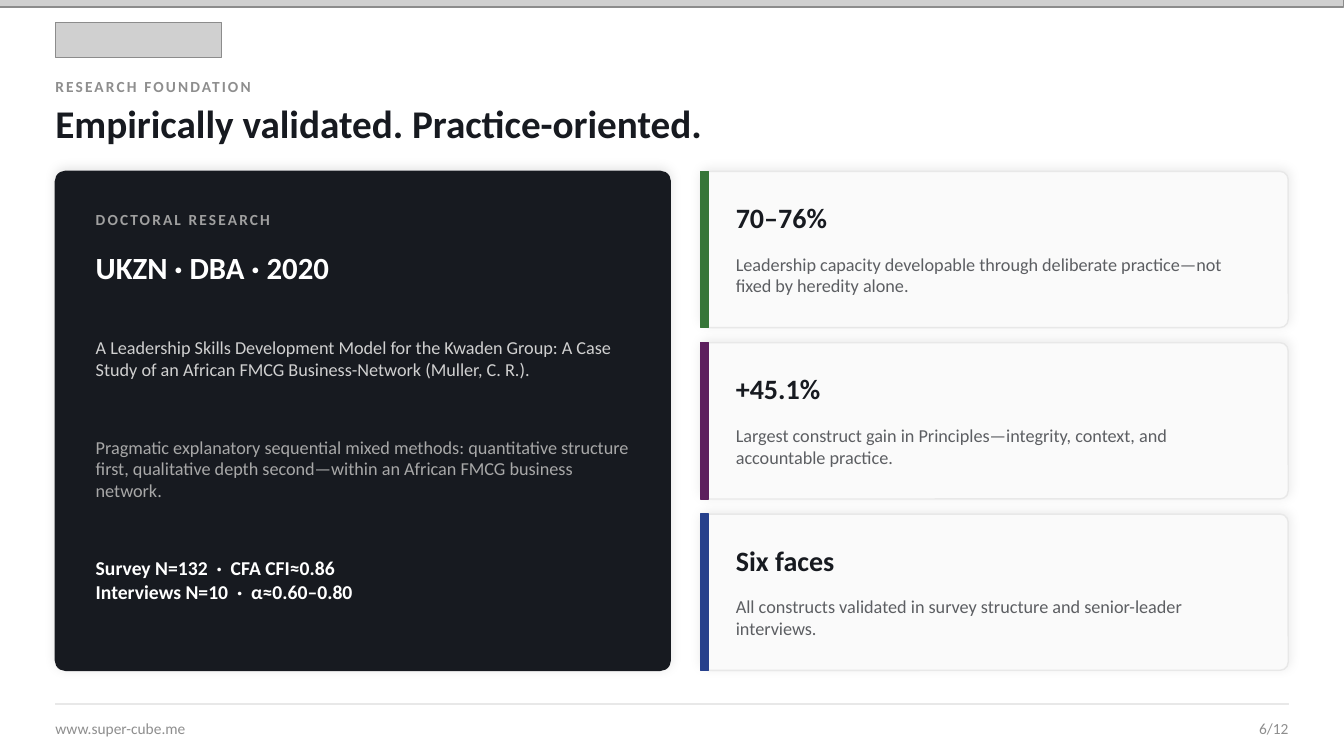
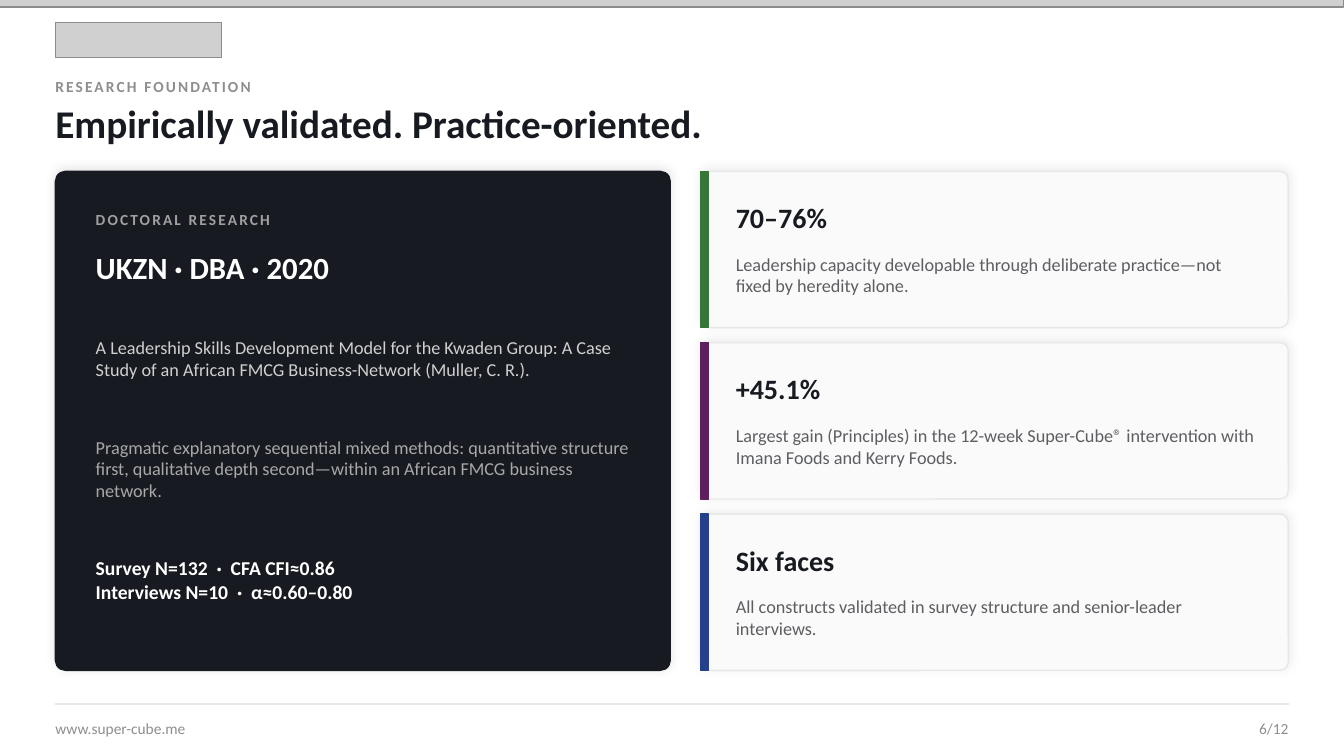
Before and after one commit to bigfivefoods/super-cube-website, a slide deck: slide 6 of public/downloads/super-cube-overview.pptx. Drawn at 1344x756 pixels with LibreOffice and Linux fonts; fonts in the diff are those of the drawing; grey boxes stand for pictures. Boxes give left, top, right and bottom in pixels: in the first picture for what was removed or moved away, otherwise in the second. Text is boxed around its words. In the diff, an @@ line names an element or a change of style, - is before the commit and + after.

Commit message:
Credit the gains to the 12-week Imana Foods and Kerry Foods intervention, not the UKZN study; book PDF update

```diff
--- a/public/downloads/super-cube-overview.pptx
+++ b/public/downloads/super-cube-overview.pptx
@@ text at bbox=[736, 429, 1254, 467]: text changed @@
-Largest construct gain in Principles—integrity, context, and accountable practice.
+Largest gain (Principles) in the 12-week Super-Cube® intervention with Imana Foods and Kerry Foods.
```
Also in this commit, not shown: 21 other files.
